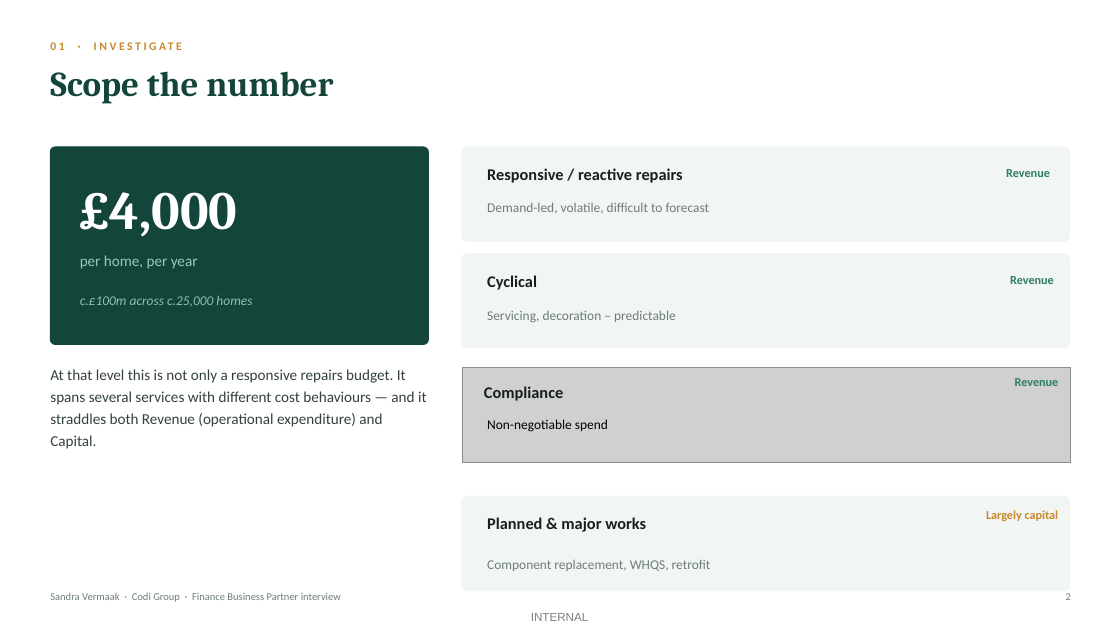
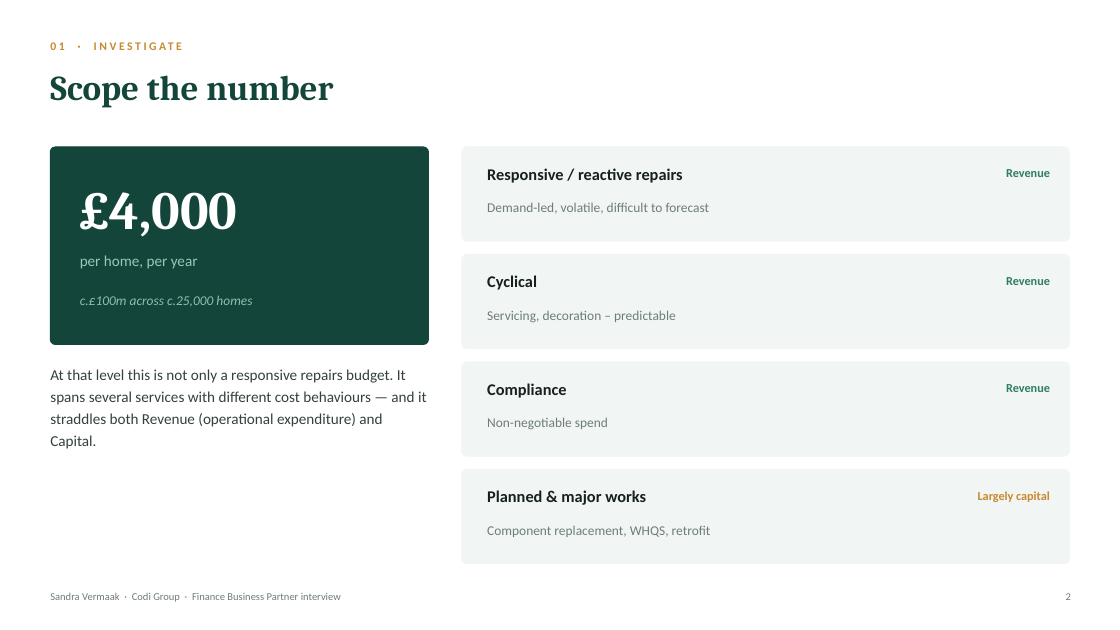
Before and after one commit to JustusVermaakSkystrm/rugby-rwc-2027, a slide deck: slide 2 of briefings/Codi_Presentation_Sandra_Vermaak.pptx. Drawn at 1120x630 pixels with LibreOffice and Linux fonts; fonts in the diff are those of the drawing; grey boxes stand for pictures. Boxes give left, top, right and bottom in pixels: in the first picture for what was removed or moved away, otherwise in the second. Text is boxed around its words. In the diff, an @@ line names an element or a change of style, - is before the commit and + after.

```diff
--- a/briefings/Codi_Presentation_Sandra_Vermaak.pptx
+++ b/briefings/Codi_Presentation_Sandra_Vermaak.pptx
@@ text "Scope the number": place and size @@
-text "Scope the number" at [50, 71, 333, 104]
+text "Scope the number" at [50, 75, 333, 108]
@@ text "Revenue": place and size @@
-text "Revenue" at [1010, 276, 1054, 284]
+text "Revenue" at [1006, 277, 1050, 285]
@@ picture removed at [462, 368, 1071, 463] @@
@@ rounded rectangle added at [462, 362, 1070, 456], fill #F1F5F3, outline #F1F5F3 1 pt @@
@@ text "Compliance" at [487, 383, 566, 398]: vertical alignment top to middle @@
@@ text "Revenue": place and size @@
-text "Revenue" at [1015, 378, 1059, 386]
+text "Revenue" at [1006, 384, 1050, 392]
@@ text "Non-negotiable spend" at [487, 417, 608, 429]: text colour #000000 to #6E7D78 @@
@@ rounded rectangle: place and size @@
-rounded rectangle at [462, 497, 1070, 591]
+rounded rectangle at [462, 470, 1070, 564]
@@ text "Planned & major works": place and size @@
-text "Planned & major works" at [487, 517, 646, 532]
+text "Planned & major works" at [487, 490, 646, 505]
@@ text "Largely capital": place and size @@
-text "Largely capital" at [986, 510, 1059, 521]
+text "Largely capital" at [978, 491, 1050, 502]
@@ text "Component replacement, WHQS, retrofit": place and size @@
-text "Component replacement, WHQS, retrofit" at [487, 560, 711, 571]
+text "Component replacement, WHQS, retrofit" at [487, 526, 711, 537]
@@ text removed at [531, 613, 589, 621] @@
-INTERNAL
```
Also in this commit, not shown: 5 other slides changed, 1 slide added, 1 slide removed, 2 other files.
